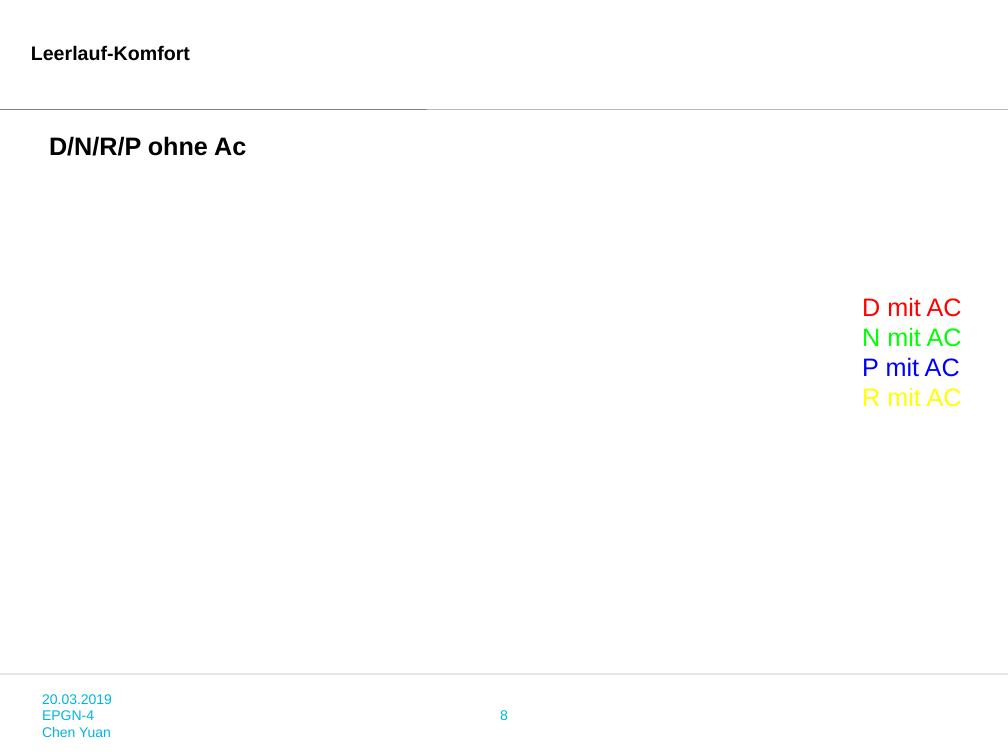
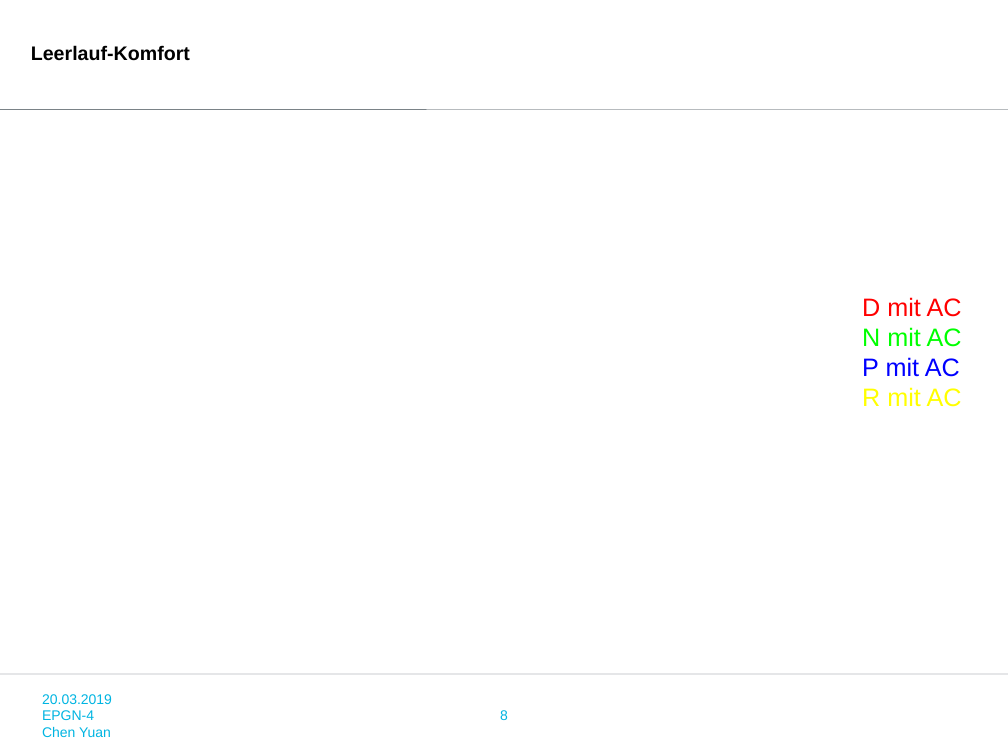
Before and after one commit to zhangxingjing/EPGN_INFO, a slide deck: slide 8 of epgn_info/epgn_info/apps/calculate/PPTModel/4zuo.pptx. Drawn at 1008x756 pixels with LibreOffice and Linux fonts; fonts in the diff are those of the drawing; background and template pictures are left out. Boxes give left, top, right and bottom in pixels: in the first picture for what was removed or moved away, otherwise in the second. Text is boxed around its words. In the diff, an @@ line names an element or a change of style, - is before the commit and + after.

```diff
--- a/epgn_info/epgn_info/apps/calculate/PPTModel/4zuo.pptx
+++ b/epgn_info/epgn_info/apps/calculate/PPTModel/4zuo.pptx
@@ text removed at [49, 136, 246, 156] @@
-D/N/R/P ohne Ac
```
Also in this commit, not shown: 9 other slides changed, 5 other files.
